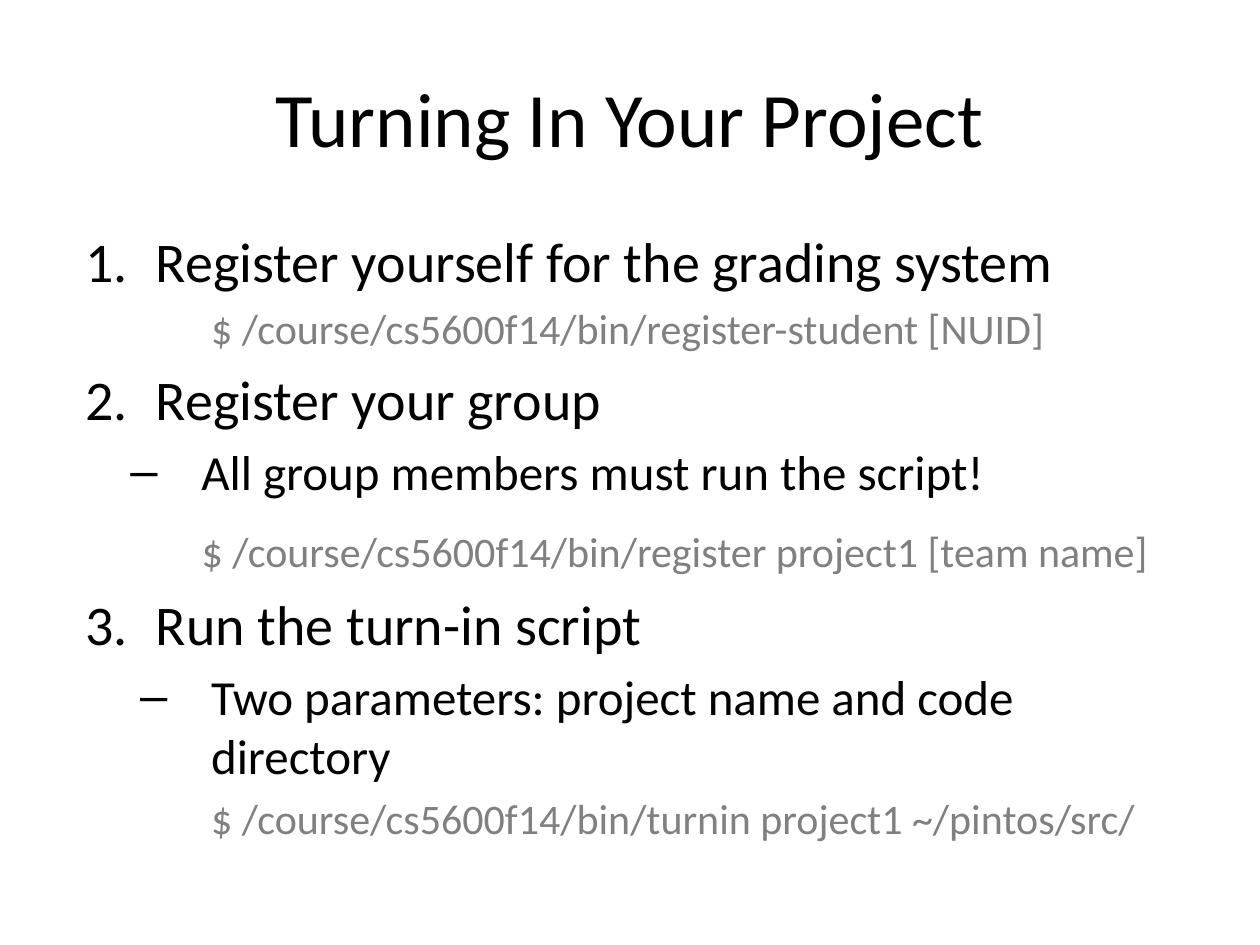
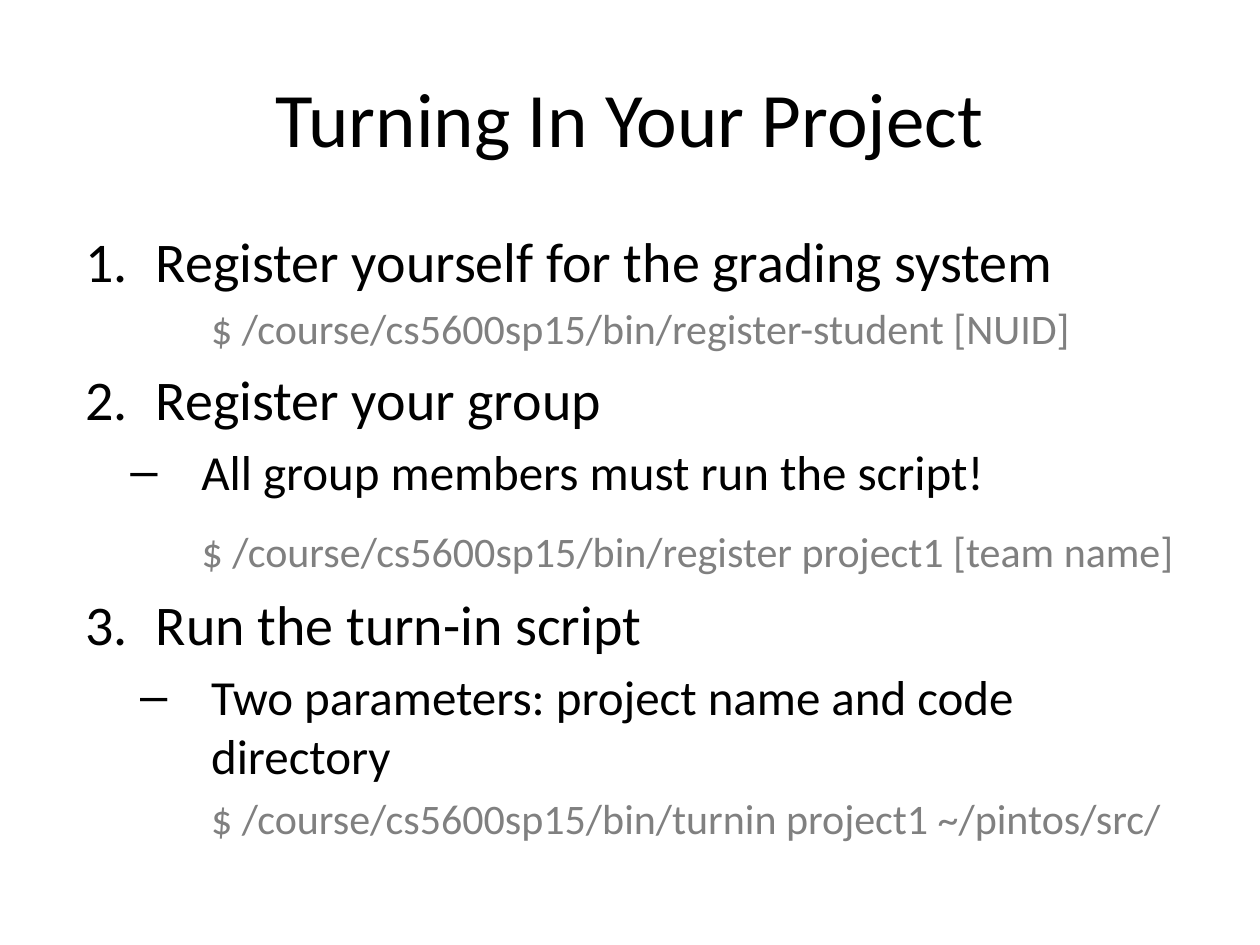
Before and after one commit to NatTuck/khoury-ntuck, a slide deck: slide 38 of courses/S14/cs5600/slides/Project1.pptx. Drawn at 1260x945 pixels with LibreOffice and Linux fonts; fonts in the diff are those of the drawing. Boxes give left, top, right and bottom in pixels: in the first picture for what was removed or moved away, otherwise in the second. Text is boxed around its words. In the diff, an @@ line names an element or a change of style, - is before the commit and + after.

Commit message:
Update project slides.

```diff
--- a/courses/S14/cs5600/slides/Project1.pptx
+++ b/courses/S14/cs5600/slides/Project1.pptx
@@ text at box(242, 313, 1069, 351): text changed @@
-$ /course/cs5600f14/bin/register-student [NUID]
+$ /course/cs5600sp15/bin/register-student [NUID]
@@ text at box(232, 536, 1173, 574): text changed @@
-$ /course/cs5600f14/bin/register project1 [team name]
+$ /course/cs5600sp15/bin/register project1 [team name]
@@ text at box(242, 805, 1161, 841): text changed @@
-$ /course/cs5600f14/bin/turnin project1 ~/pintos/src/
+$ /course/cs5600sp15/bin/turnin project1 ~/pintos/src/
```
Also in this commit, not shown: 3 other slides changed.
